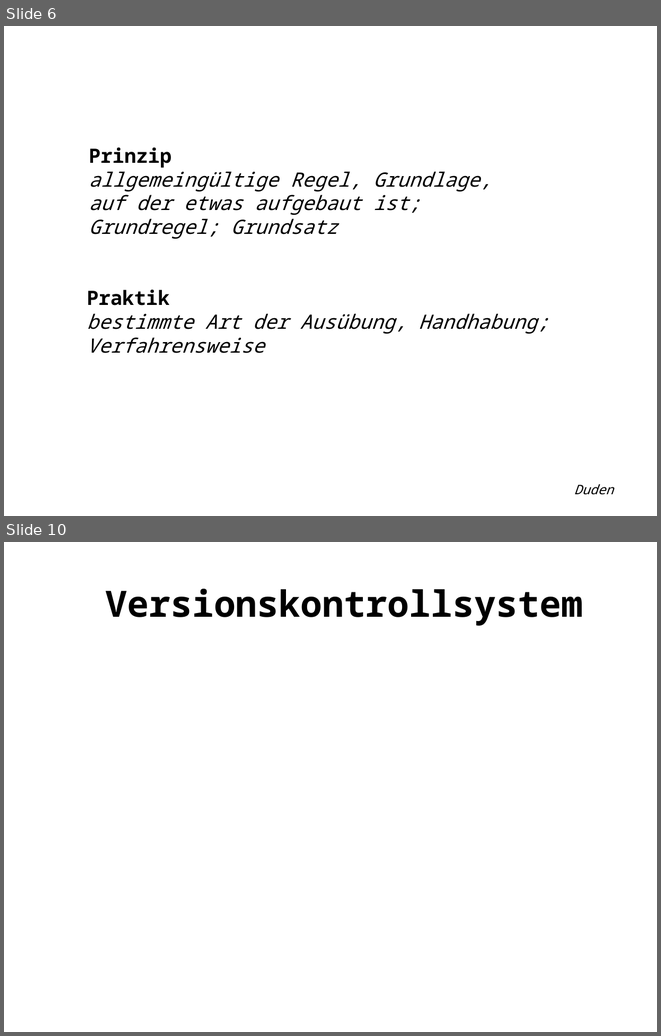
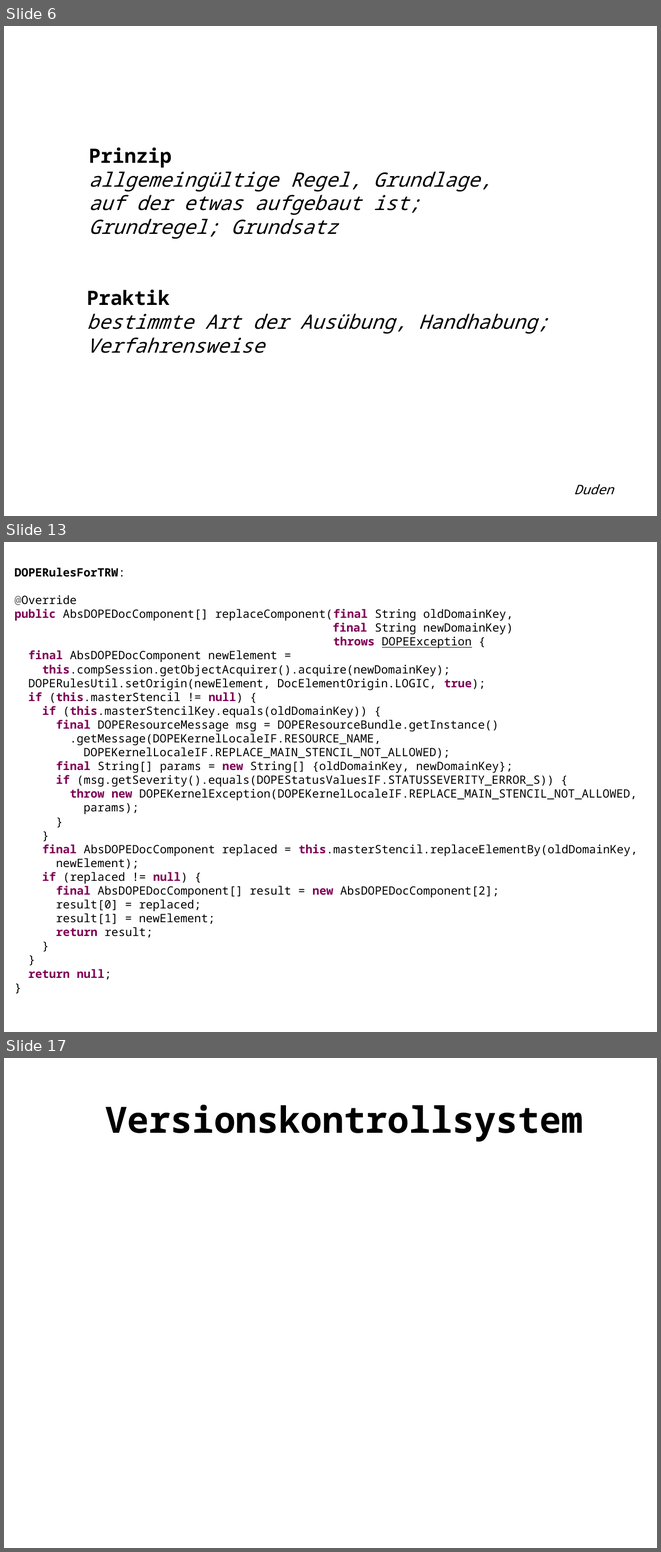
Before and after one commit to Weltraumschaf/Slides, a slide deck: CleanCodeDeveloper/RoterDan1/CCD_Roter_Dan_1.odp. Shown one above the other, each under a label of ours: slides 6 and 10 before the commit, slides 6, 13 and 17 after it; the slides between them are not shown. The pictures are 661x1036 and 661x1552 pixels, drawn with LibreOffice and Linux fonts; fonts in the diff are those of the drawing. Boxes give left, top, right and bottom in pixels: in the first picture for what was removed or moved away, otherwise in the second. Text is boxed around its words. In the diff, an @@ line names an element or a change of style, - is before the commit and + after.

```diff
--- a/CleanCodeDeveloper/RoterDan1/CCD_Roter_Dan_1.odp
+++ b/CleanCodeDeveloper/RoterDan1/CCD_Roter_Dan_1.odp
@@ slide 13 added at bbox=[4, 542, 657, 1032], background #FFFFFF @@
@@ text added at bbox=[15, 567, 637, 979], 14 pt, text #000000 @@
+DOPERulesForTRW:
+@Override
+public AbsDOPEDocComponent[] replaceComponent(final String oldDomainKey,
+final String newDomainKey)
+throws DOPEException {
+final AbsDOPEDocComponent newElement =
+this.compSession.getObjectAcquirer().acquire(newDomainKey);
+DOPERulesUtil.setOrigin(newElement, DocElementOrigin.LOGIC, true);
+if (this.masterStencil != null) {
+if (this.masterStencilKey.equals(oldDomainKey)) {
+final DOPEResourceMessage msg = DOPEResourceBundle.getInstance()
+.getMessage(DOPEKernelLocaleIF.RESOURCE_NAME,
+DOPEKernelLocaleIF.REPLACE_MAIN_STENCIL_NOT_ALLOWED);
+final String[] params = new String[] {oldDomainKey, newDomainKey};
+if (msg.getSeverity().equals(DOPEStatusValuesIF.STATUSSEVERITY_ERROR_S)) {
+throw new DOPEKernelException(DOPEKernelLocaleIF.REPLACE_MAIN_STENCIL_NOT_ALLOWED,
+params);
+}
+}
+final AbsDOPEDocComponent replaced = this.masterStencil.replaceElementBy(oldDomainKey,
+newElement);
+if (replaced != null) {
+final AbsDOPEDocComponent[] result = new AbsDOPEDocComponent[2];
+result[0] = replaced;
+result[1] = newElement;
+return result;
+}
+}
+return null;
+}
@@ what was slide 10 is now slide 17 @@
```
Also in this commit, not shown: 2 slides changed, 7 other slides added, 1 slide removed, 1 other file.
